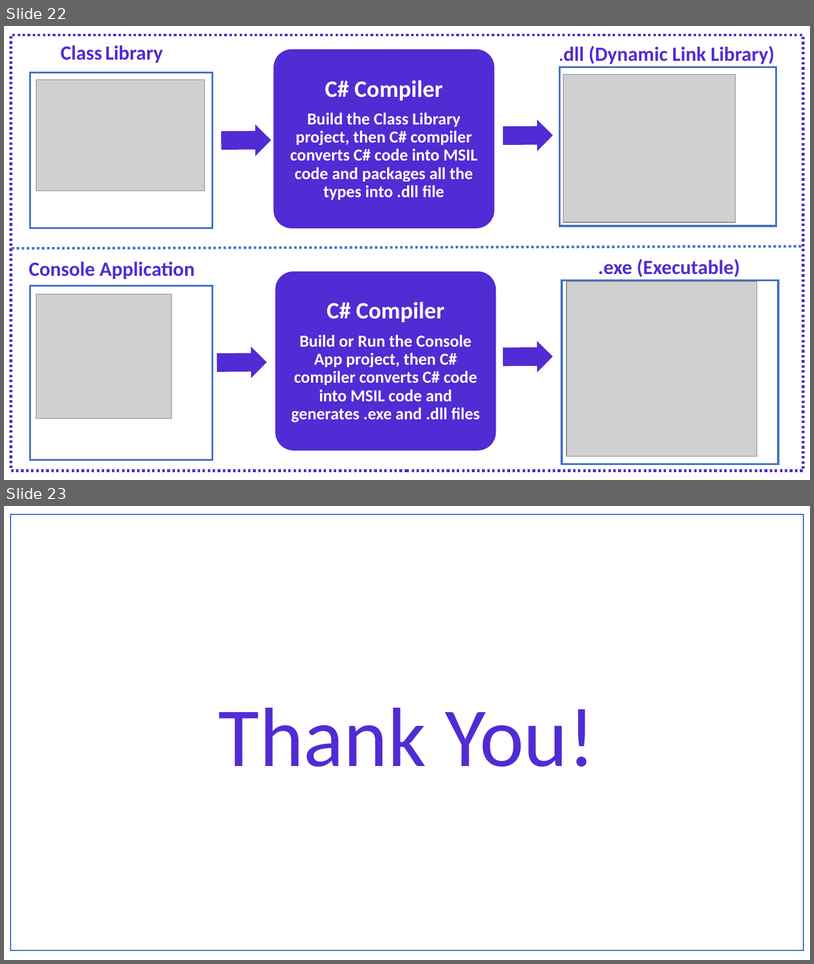
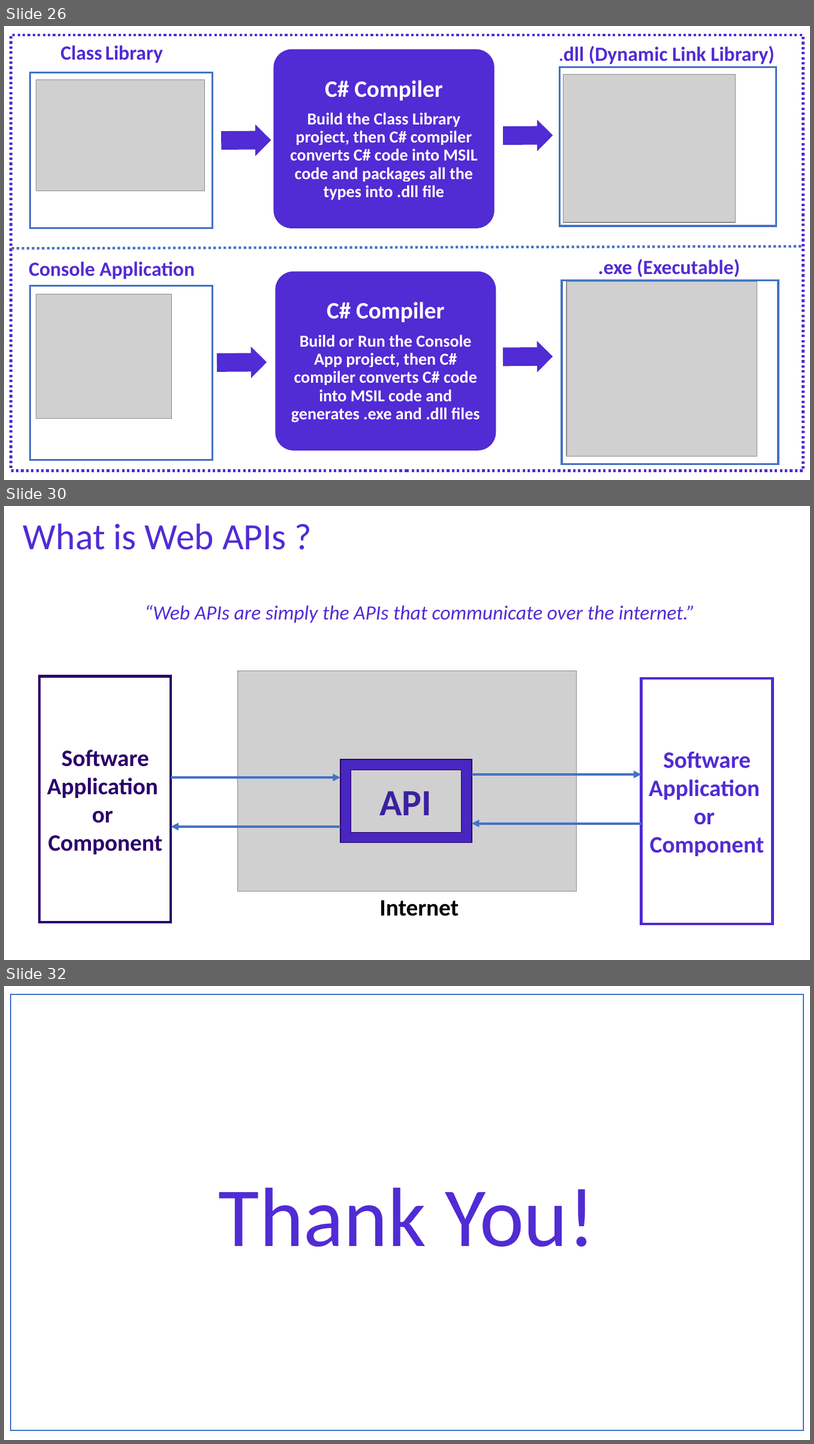
Before and after one commit to NaveenChittimalla/C-Sharp-Fundamentals, a slide deck: docs/C Sharp Programming Language - Fundaments.pptx. Shown one above the other, each under a label of ours: slides 22 and 23 before the commit, slides 26, 30 and 32 after it; the slides between them are not shown. The pictures are 814x964 and 814x1444 pixels, drawn with LibreOffice and Linux fonts; fonts in the diff are those of the drawing; grey boxes stand for pictures. Boxes give left, top, right and bottom in pixels: in the first picture for what was removed or moved away, otherwise in the second. Text is boxed around its words. In the diff, an @@ line names an element or a change of style, - is before the commit and + after.

```diff
--- a/docs/C Sharp Programming Language - Fundaments.pptx
+++ b/docs/C Sharp Programming Language - Fundaments.pptx
@@ slide 30 added at bbox=[4, 506, 810, 960], background #FFFFFF @@
@@ text added at bbox=[23, 523, 287, 550], 44 pt, text #512BD4 @@
+What is Web APIs ?
@@ text added at bbox=[144, 605, 696, 623], 24 pt, text #512BD4, italic @@
+“Web APIs are simply the APIs that communicate over the internet.”
@@ rectangle added at bbox=[39, 676, 171, 922], fill #FFFFFF, outline #2B0069 3 pt, 28 pt, text #2B0069, bold @@
+Software Application
+or
+Component
@@ picture added at bbox=[237, 670, 577, 891] @@
@@ rectangle added at bbox=[642, 678, 773, 924], fill #FFFFFF, outline #512BD4 3 pt, 28 pt, text #512BD4, bold @@
+Software Application
+or
+Component
@@ frame added at bbox=[341, 759, 472, 843], fill #4826C0, outline #2A0066 1 pt @@
@@ arrow added from (472, 774) to (642, 774), #4472C4 3 pt @@
@@ arrow added from (171, 778) to (341, 778), #4472C4 3 pt @@
@@ text added at bbox=[380, 791, 432, 815], 44 pt, text #3A20A0, bold @@
+API
@@ arrow added from (341, 826) to (171, 826), #4472C4 3 pt @@
@@ arrow added from (642, 823) to (472, 823), #4472C4 3 pt @@
@@ text added at bbox=[380, 900, 459, 916], 28 pt, text #000000, bold @@
+Internet
@@ what was slide 22 is now slide 26 @@
@@ what was slide 23 is now slide 32 @@
```
Also in this commit, not shown: 2 slides changed, 8 other slides added, 1 other file.
